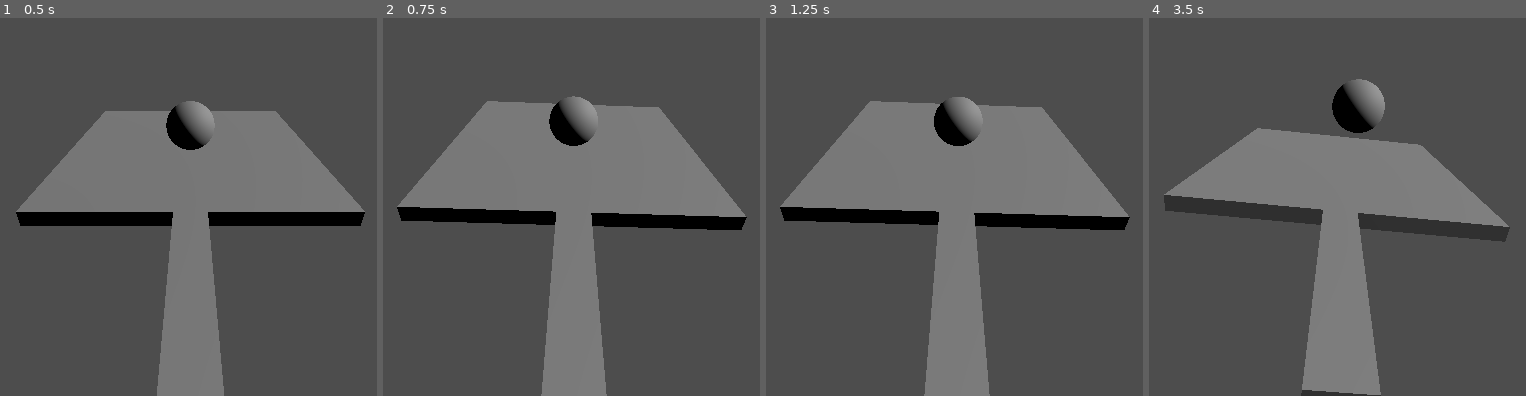
Above: before the commit, frames 1-4 (left to right).
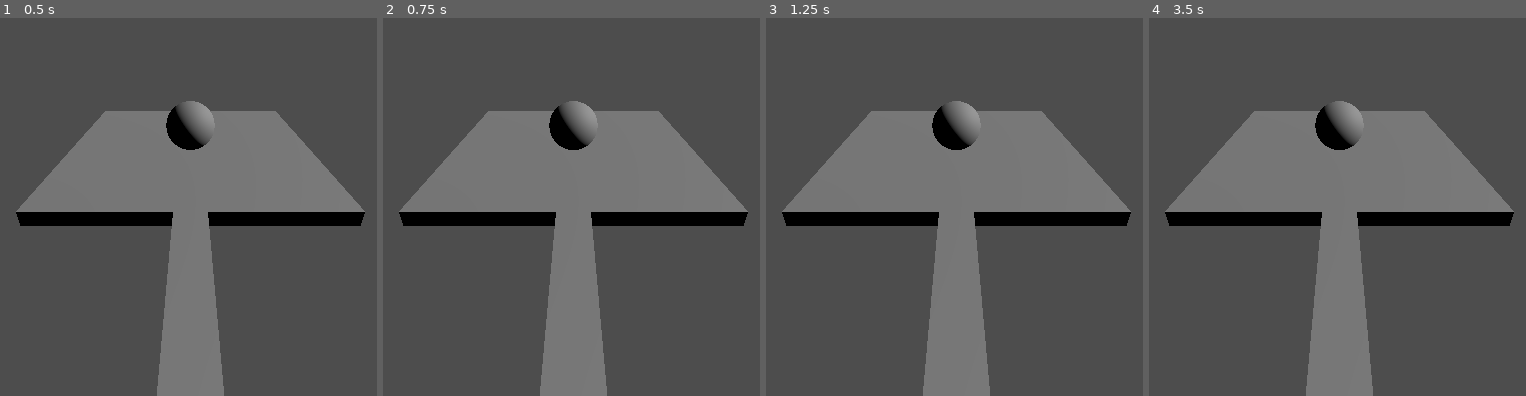
Above: after the commit, the same moments.

Repository: dallen72/Frying-Eggs-On-the-Charlotte-Skyline
Game: Godot game, scene res://node_3d.tscn
Same seed, same stepped clock (60 frames per second), same inputs: the game is played once before the commit and once after it.
Inputs:
- Up to frame 1 (0.5 s): no input
- Up to frame 2 (0.75 s): tap Enter (ui_accept) at 0.5 s; hold Enter (ui_accept) from 0.53 s (still down)
- Up to frame 3 (1.25 s): keep holding Enter (ui_accept)
- Up to frame 4 (3.5 s): release Enter (ui_accept) at 1.28 s; tap Enter (ui_accept) at 1.35, 1.52, 1.82, 2.85, 3.02, 3.32 s; hold Enter (ui_accept) 2.03-2.78 s

Frame 1 is identical in both runs. In frame 2, 3.2% of the frame differs, in the area x 3-97%, y 20-100%; in frame 3, 3.3%; in frame 4, 12%, in the area x 3-97%, y 16-100%.
Error after the commit: Parse Error: Expected ":" after "if" condition. (res://node_3d.gd:119)

Commit message:
a little bit of a game working

Diff:
--- a/node_3d.gd
+++ b/node_3d.gd
@@ -14,18 +14,7 @@
 
 # Called when the node enters the scene tree for the first time.
 func _ready() -> void:
-	$panRotationTimer.start()
-	_pan_is_rotating = false
-	_elapsed = 0.0
-	_previous_rotation_x = 0.0
-	_previous_rotation_z = 0.0
-	random_num_generator = RandomNumberGenerator.new()
-	_angle_x = 	random_num_generator.randf_range(-1*MAX_ANGLE, MAX_ANGLE)
-	_angle_z = 	random_num_generator.randf_range(-1*MAX_ANGLE, MAX_ANGLE)
-	if (abs(_angle_x) > 0.1):
-		_angle_x = 0.2
-	elif (abs(_angle_z) > 0.1):
-		_angle_z = 0.2
+	_initialize_auto_pan_rotate()
 
 	_pan_is_being_flipped = false
 
@@ -41,8 +30,26 @@
 	if (Input.is_action_just_pressed("ui_accept")):
 		flip_pan()
 
+	if (Input.is_action_pressed("ui_accept")):
+		$panCalibrateTimer.start()
+
 	if (_pan_is_being_flipped == true):
 		continue_flipping_pan(_angle_x, _angle_z)
+
+
+func _initialize_auto_pan_rotate():
+	$panRotationTimer.start()
+	_pan_is_rotating = false
+	_elapsed = 0.0
+	_previous_rotation_x = 0.0
+	_previous_rotation_z = 0.0
+	random_num_generator = RandomNumberGenerator.new()
+	_angle_x = 	random_num_generator.randf_range(-1*MAX_ANGLE, MAX_ANGLE)
+	_angle_z = 	random_num_generator.randf_range(-1*MAX_ANGLE, MAX_ANGLE)
+	if (abs(_angle_x) > 0.1):
+		_angle_x = 0.2
+	elif (abs(_angle_z) > 0.1):
+		_angle_z = 0.2
 
 
 func flip_pan():
@@ -106,3 +113,12 @@
 
 func _on_pan_rotation_timer_timeout() -> void:
 	_pan_is_rotating = true
+
+
+func _on_pan_calibrate_timer_timeout() -> void:
+	if 3 seconds passed:
+		_move_pan_under_ball()
+
+
+func _move_pan_under_ball():
+	# move the pan under the ball to like you would if you were balacing a ping pong paddle
--- a/node_3d.tscn
+++ b/node_3d.tscn
@@ -75,4 +75,7 @@
 one_shot = true
 script = ExtResource("2_i4kf2")
 
+[node name="panCalibrateTimer" type="Timer" parent="."]
+
 [connection signal="timeout" from="panRotationTimer" to="." method="_on_pan_rotation_timer_timeout"]
+[connection signal="timeout" from="panCalibrateTimer" to="." method="_on_pan_calibrate_timer_timeout"]
